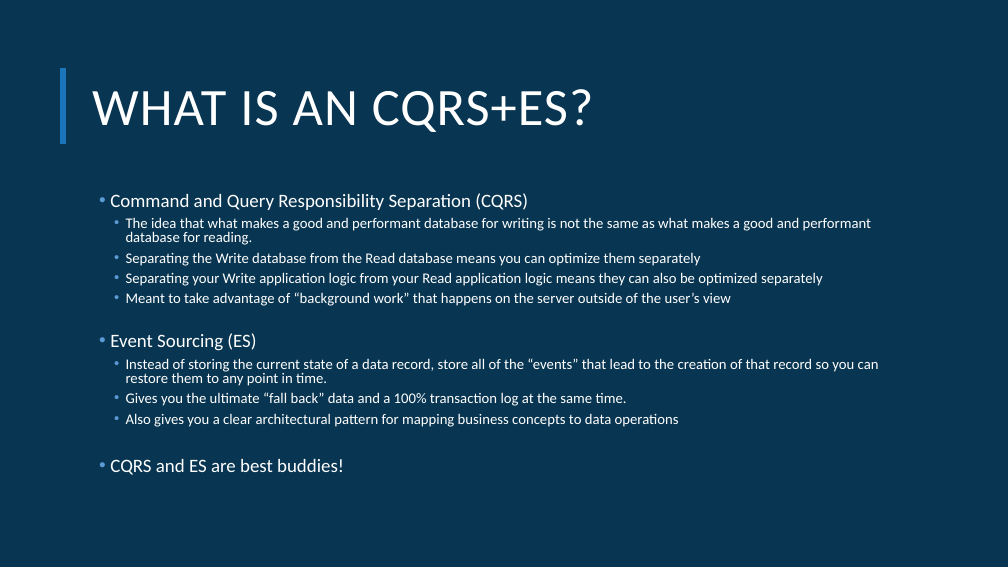
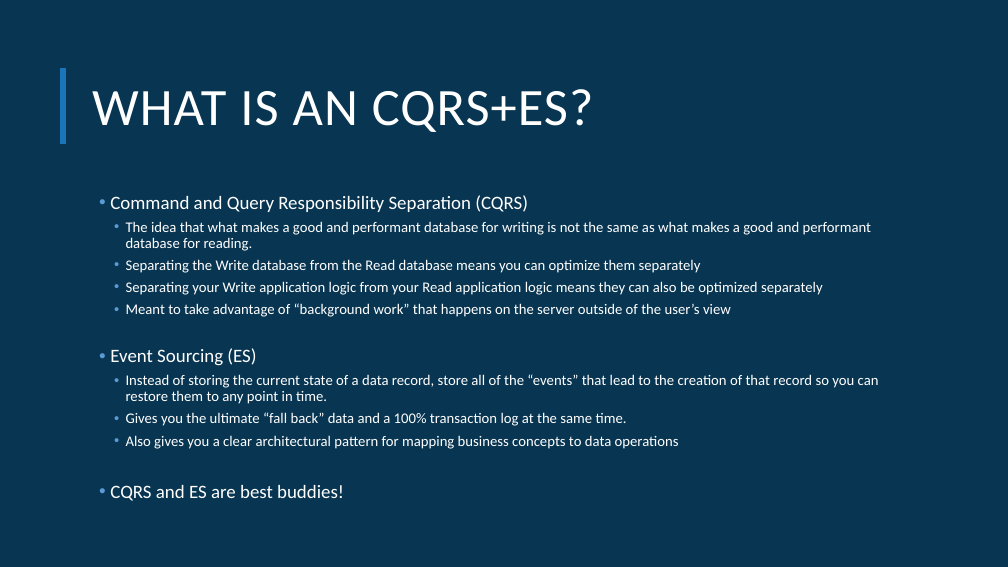
Before and after one commit to MarkEwer/JaxDugSamples, a slide deck: slide 3 of CQRS_ES_Sample/JaxSig_Evolving_to_CQRS_And_ES.pptx. Drawn at 1008x567 pixels with LibreOffice and Linux fonts; fonts in the diff are those of the drawing; background and template pictures are left out. Boxes give left, top, right and bottom in pixels: in the first picture for what was removed or moved away, otherwise in the second. Text is boxed around its words. In the diff, an @@ line names an element or a change of style, - is before the commit and + after.

```diff
--- a/CQRS_ES_Sample/JaxSig_Evolving_to_CQRS_And_ES.pptx
+++ b/CQRS_ES_Sample/JaxSig_Evolving_to_CQRS_And_ES.pptx
@@ text "Command and Query Responsibility Separation ..." at [110,195,879,501]: line spacing 0.8 to 0.9 @@
```
Also in this commit, not shown: 5 other slides changed, 4 other files.
